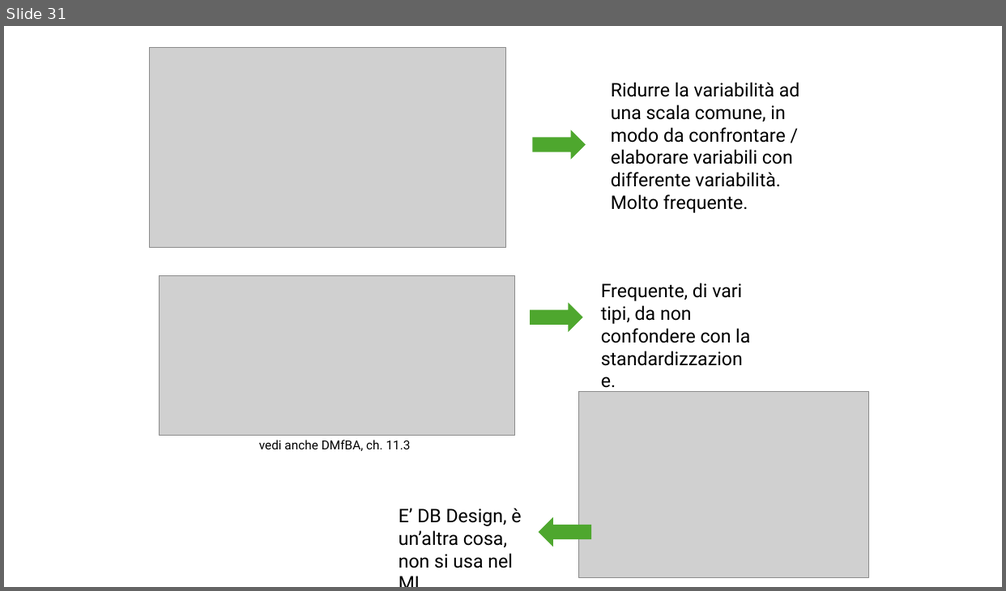
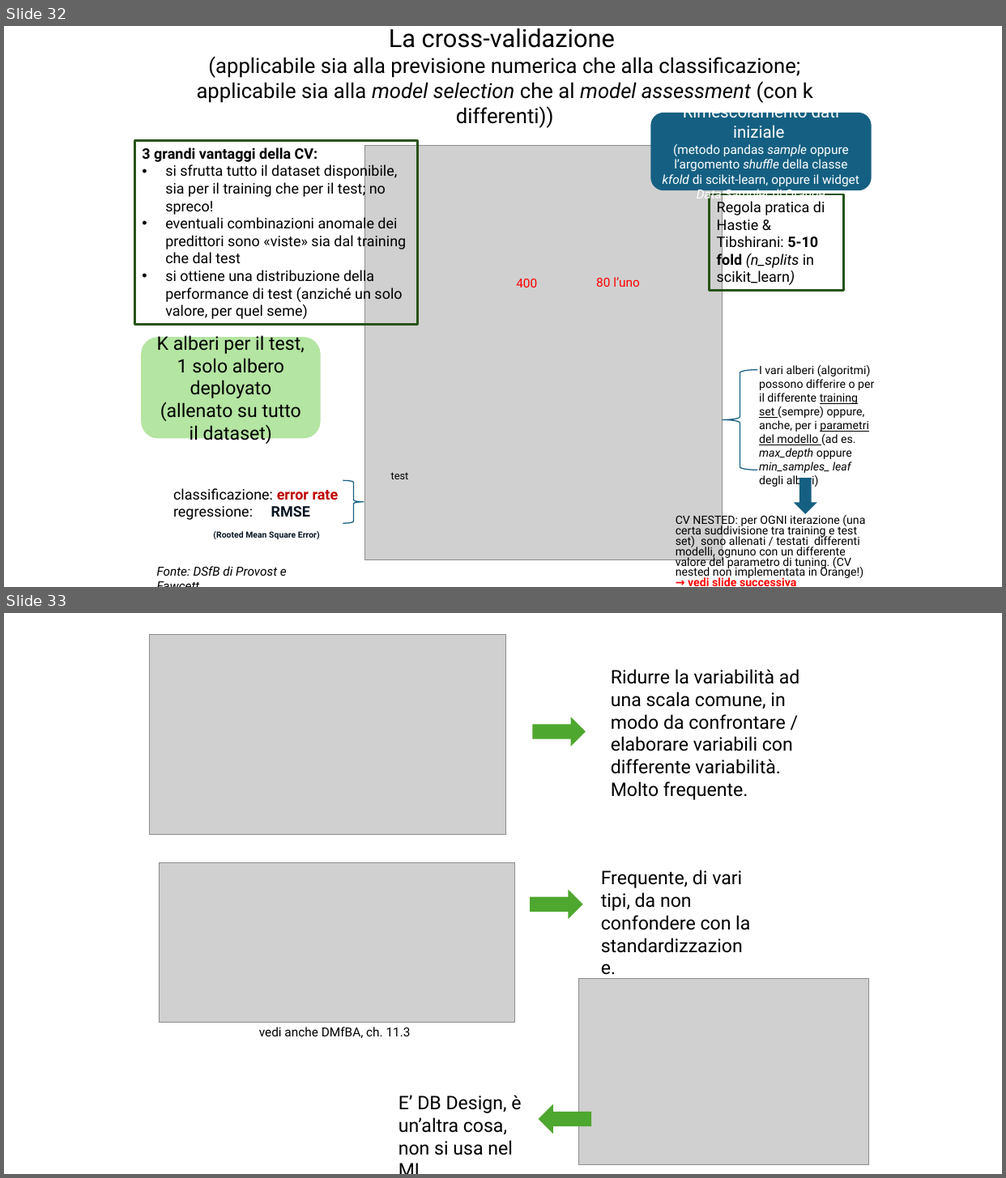
Before and after one commit to antonio-corsi/Corso-ML-Unicredit-settembre-2026, a slide deck: slide.pptx. Shown one above the other, each under a label of ours: slide 31 before the commit, slides 32 and 33 after it. The pictures are 1006x591 and 1006x1178 pixels, drawn with LibreOffice and Linux fonts; fonts in the diff are those of the drawing; grey boxes stand for pictures. Boxes give left, top, right and bottom in pixels: in the first picture for what was removed or moved away, otherwise in the second. Text is boxed around its words. In the diff, an @@ line names an element or a change of style, - is before the commit and + after.

```diff
--- a/slide.pptx
+++ b/slide.pptx
@@ slide 32 added at box(4, 26, 1002, 587), background #FFFFFF @@
@@ text added at box(197, 28, 813, 128), 20 pt, text #000000 @@
+La cross-validazione
+(applicabile sia alla previsione numerica che alla classificazione;
+applicabile sia alla model selection che al model assessment (con k differenti))
@@ rounded rectangle added at box(651, 113, 872, 190), fill #156082, 12 pt, text #FFFFFF @@
+Rimescolamento dati iniziale
+(metodo pandas sample oppure l’argomento shuffle della classe kfold di scikit-learn, oppure il widget Data Sampler di Orange
@@ rectangle added at box(135, 141, 418, 326), outline #275417 2.25 pt, 14 pt, text #000000 @@
+3 grandi vantaggi della CV:
+• si sfrutta tutto il dataset disponibile, sia per il training che per il test; no spreco!
+• eventuali combinazioni anomale dei predittori sono «viste» sia dal training che dal test
+• si ottiene una distribuzione della performance di test (anziché un solo valore, per quel seme)
@@ picture added at box(364, 146, 722, 561) @@
@@ rectangle added at box(710, 194, 844, 290), outline #275417 2.25 pt, 14 pt, text #000000 @@
+Regola pratica di Hastie & Tibshirani: 5-10 fold (n_splits in scikit_learn)
@@ text added at box(516, 279, 537, 288), 12 pt, text #FF0000 @@
+400
@@ text added at box(596, 277, 640, 287), 12 pt, text #FF0000 @@
+80 l’uno
@@ rounded rectangle added at box(141, 337, 321, 439), fill #B4E5A2, 18 pt, text #000000 @@
+K alberi per il test, 1 solo albero deployato (allenato su tutto il dataset)
@@ text added at box(759, 365, 874, 488), 11 pt, text #000000 @@
+I vari alberi (algoritmi) possono differire o per il differente training set (sempre) oppure, anche, per i parametri del modello (ad es. max_depth oppure min_samples_ leaf degli alberi)
@@ left brace added at box(722, 370, 758, 471), outline #156082 1 pt @@
@@ right brace added at box(343, 481, 364, 524), outline #156082 1 pt @@
@@ text added at box(391, 472, 409, 480), 10 pt, text #000000 @@
+test
@@ down arrow added at box(794, 478, 817, 514), fill #156082 @@
@@ text added at box(173, 489, 339, 540), 14 pt, text #000000, bold @@
+classificazione: error rate
+regressione: RMSE
+(Rooted Mean Square Error)
@@ text added at box(675, 514, 865, 587), 11 pt, text #000000 @@
+CV NESTED: per OGNI iterazione (una certa suddivisione tra training e test set) sono allenati / testati differenti modelli, ognuno con un differente valore del parametro di tuning. (CV nested non implementata in Orange!) → vedi slide successiva
@@ text added at box(157, 566, 287, 576), 12 pt, text #000000, italic @@
+Fonte: DSfB di Provost e Fawcett
@@ what was slide 31 is now slide 33 @@
```
Also in this commit, not shown: 1 slide changed, 2 other slides added, 1 slide removed, 1 other file.
